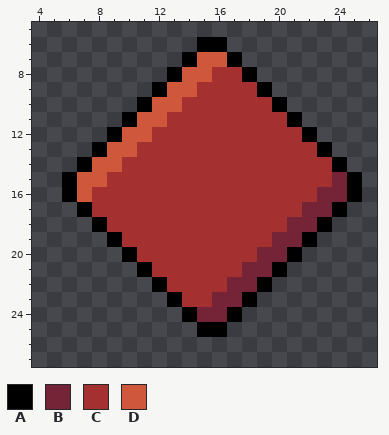
Pixel-art file, stored at src/res/copperPlate.aseprite. Above: the version before the commit.
32x32 pixels, 1 frame. Shown: x 4..26, y 5..27.
Palette (. is transparent): A #000000  B #752438  C #a53030  D #cf573c
Pixels before, first column x 6:
 6 .........AA.........
 7 ........ADDA........
 8 .......ADDCCA.......
 9 ......ADDCCCCA......
10 .....ADDCCCCCCA.....
11 ....ADDCCCCCCCCA....
12 ...ADDCCCCCCCCCCA...
13 ..ADDCCCCCCCCCCCCA..
14 .ADDCCCCCCCCCCCCCCA.
15 ADDCCCCCCCCCCCCCCCBA
16 ADCCCCCCCCCCCCCCCBBA
17 .ACCCCCCCCCCCCCCBBA.
18 ..ACCCCCCCCCCCCBBA..
19 ...ACCCCCCCCCCBBA...
20 ....ACCCCCCCCBBA....
21 .....ACCCCCCBBA.....
22 ......ACCCCBBA......
23 .......ACCBBA.......
24 ........ABBA........
25 .........AA.........
After:
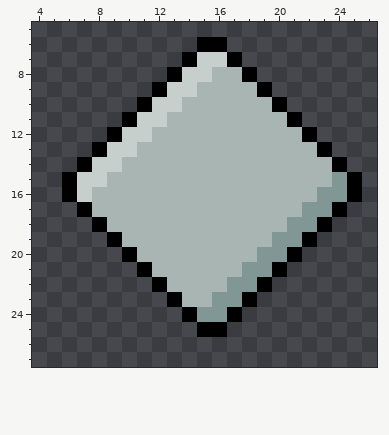
What changed:
colour B: #752438 -> #819796
colour C: #a53030 -> #a8b5b2
colour D: #cf573c -> #c7cfcc
